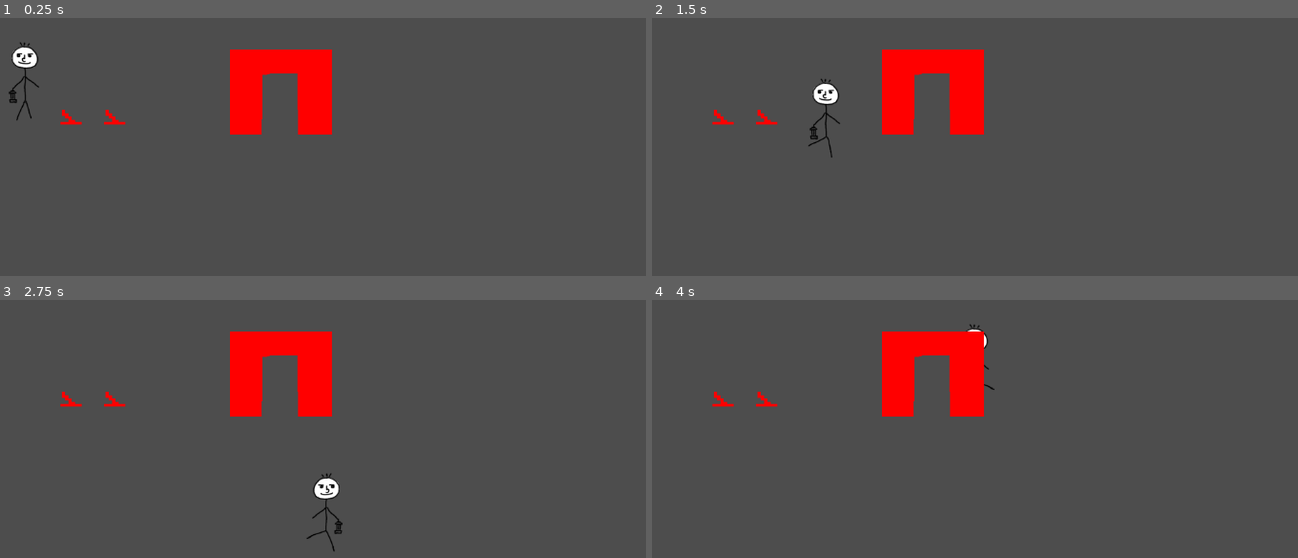
Above: before the commit, frames 1-4 (two rows, left to right).
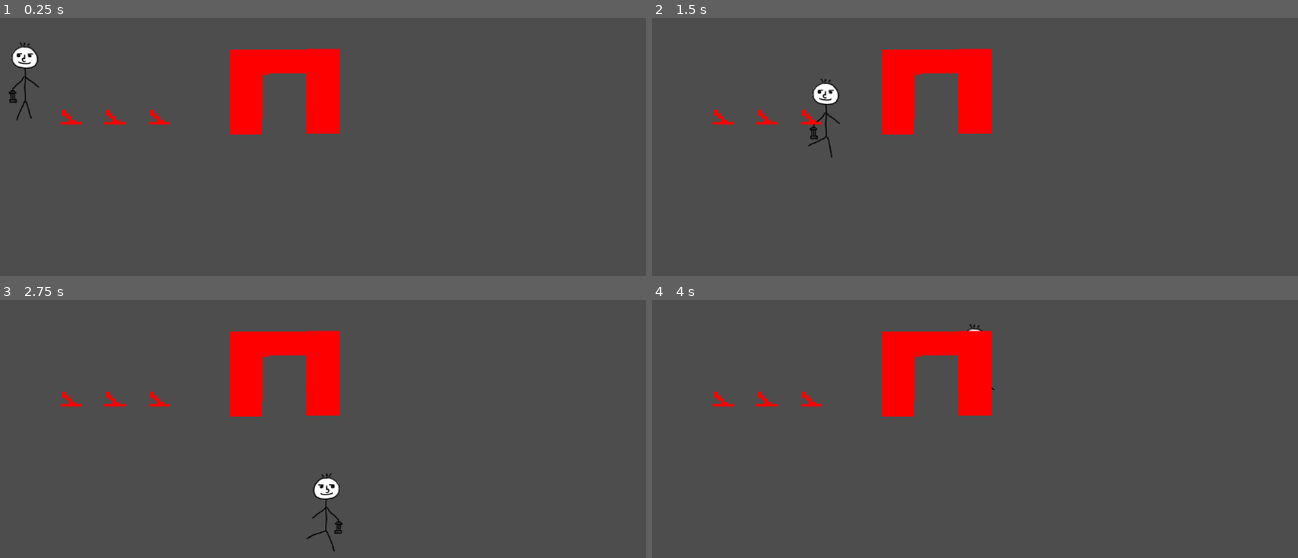
Above: after the commit, the same moments.

Repository: tvardero/pirate-gamejam-15
Game: Godot game, scene res://scenes/world/test-gate-opening.tscn
The game is run twice, just before and just after one commit, with the same random seed, the same clock (stepped at 60 frames per second) and the same inputs. This scene is started directly instead of the project's main scene.
Inputs (mouse positions are in pixels of both pictures, inside the frame that each line leads up to):
- Up to frame 1 (0.25 s): no input
- Up to frame 2 (1.5 s): tap Enter at 0.5 s; move the mouse to (1097, 162) at 0.52 s; hold D (move_right) 0.53-1.28 s; tap E (interaction) at 0.6 s; click (1097, 162) at 0.67 s; move the mouse to (774, 206) at 1.27 s; hold S (move_down) from 1.28 s (still down); tap Tab (lantern) at 1.35 s
- Up to frame 3 (2.75 s): move the mouse to (355, 372) at 2.02 s; release S (move_down) at 2.03 s; hold D (move_right) from 2.03 s (still down); tap Shift (sprint) at 2.1 s
- Up to frame 4 (4 s): move the mouse to (891, 552) at 2.77 s; release D (move_right) at 2.78 s; hold W (move_up) 2.78-3.53 s; tap E (interaction) at 2.85 s; click (891, 552) at 2.92 s; move the mouse to (1155, 532) at 3.52 s; hold A (move_left) from 3.53 s (still down); tap Tab (lantern) at 3.6 s

The runs differ from the first frame. In frame 1, 0.8% of the frame differs, in the area x 22-53%, y 11-46%; in frame 2, 0.8%; in frame 3, 0.8%; in frame 4, 0.8%.

Commit message:
Miscelaneous changes

Diff:
--- a/scenes/props/gate/test_gate/test_gate.gd
+++ b/scenes/props/gate/test_gate/test_gate.gd
@@ -1,7 +1,7 @@
 extends Node2D
 
-var code = "01" #Code for unlocking the gate (0- lever closed, 1- lever open)
-var codeFromLevers = ""
+@export var code = "011" #Code for unlocking the gate (0- lever closed, 1- lever open)
+var codeFromLevers = "" #Code obtained from levers
 var levers = []
 @onready var collision_shape_2d = $StaticBody2D/CollisionShape2D
 
--- a/scenes/props/gate/test_gate/test_gate.tscn
+++ b/scenes/props/gate/test_gate/test_gate.tscn
@@ -11,11 +11,12 @@
 script = ExtResource("1_52qcl")
 
 [node name="Sprite2D" type="Sprite2D" parent="."]
+z_index = -1
 texture = ExtResource("2_k6hcn")
 
 [node name="Sprite2D2" type="Sprite2D" parent="."]
 z_index = 2
-position = Vector2(26, 0)
+position = Vector2(38, -1)
 texture = ExtResource("3_pmtnh")
 
 [node name="StaticBody2D" type="StaticBody2D" parent="."]
--- a/scenes/world/test-gate-opening.tscn
+++ b/scenes/world/test-gate-opening.tscn
@@ -11,6 +11,7 @@
 
 [node name="Test-gate" parent="." instance=ExtResource("2_lwa6b")]
 position = Vector2(570, 184)
+code = "101"
 
 [node name="Levers" type="Node" parent="Test-gate"]
 
@@ -19,3 +20,6 @@
 
 [node name="Lever2" parent="Test-gate/Levers" instance=ExtResource("2_m71jw")]
 position = Vector2(332, 217)
+
+[node name="Lever3" parent="Test-gate/Levers" instance=ExtResource("2_m71jw")]
+position = Vector2(399, 217)
